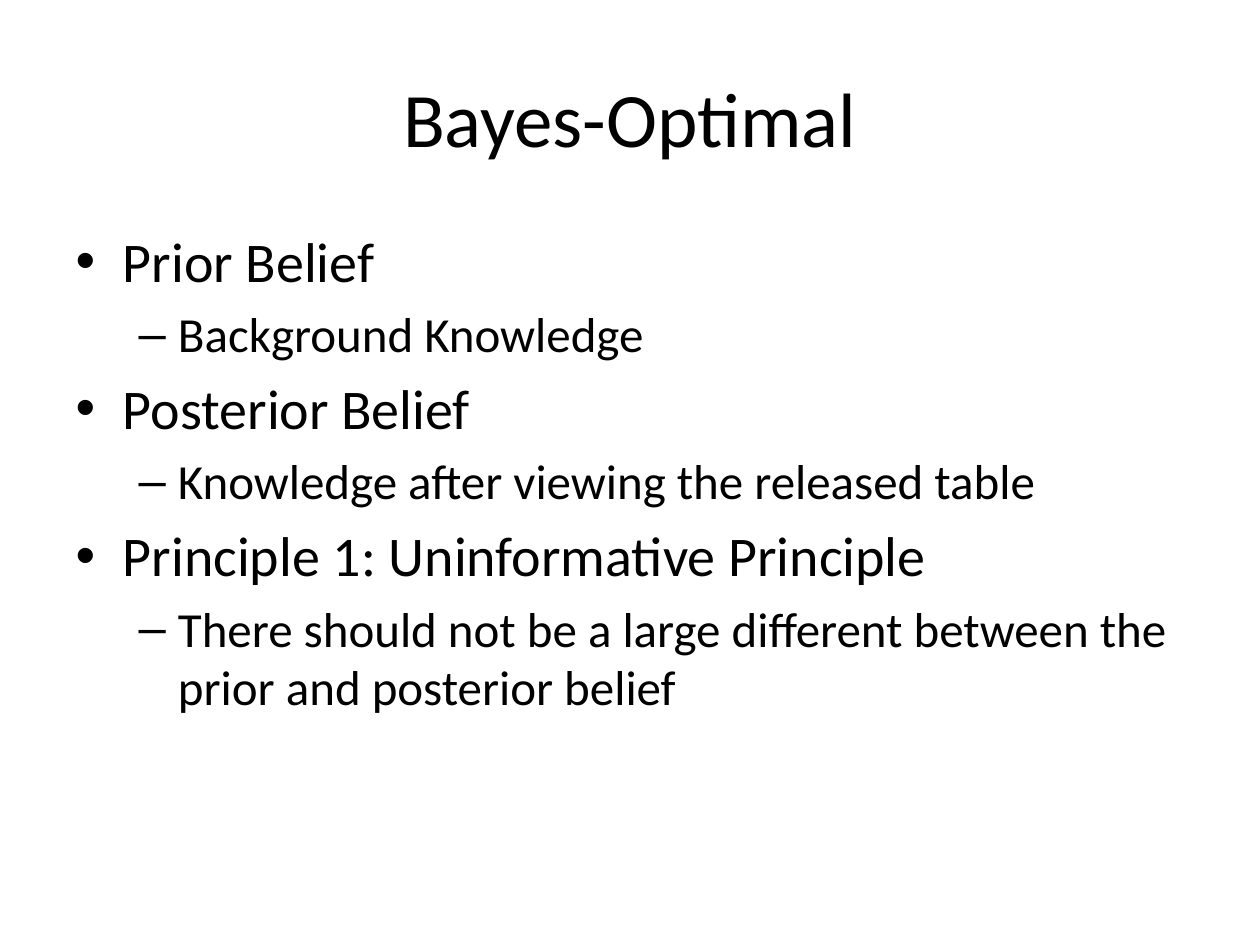
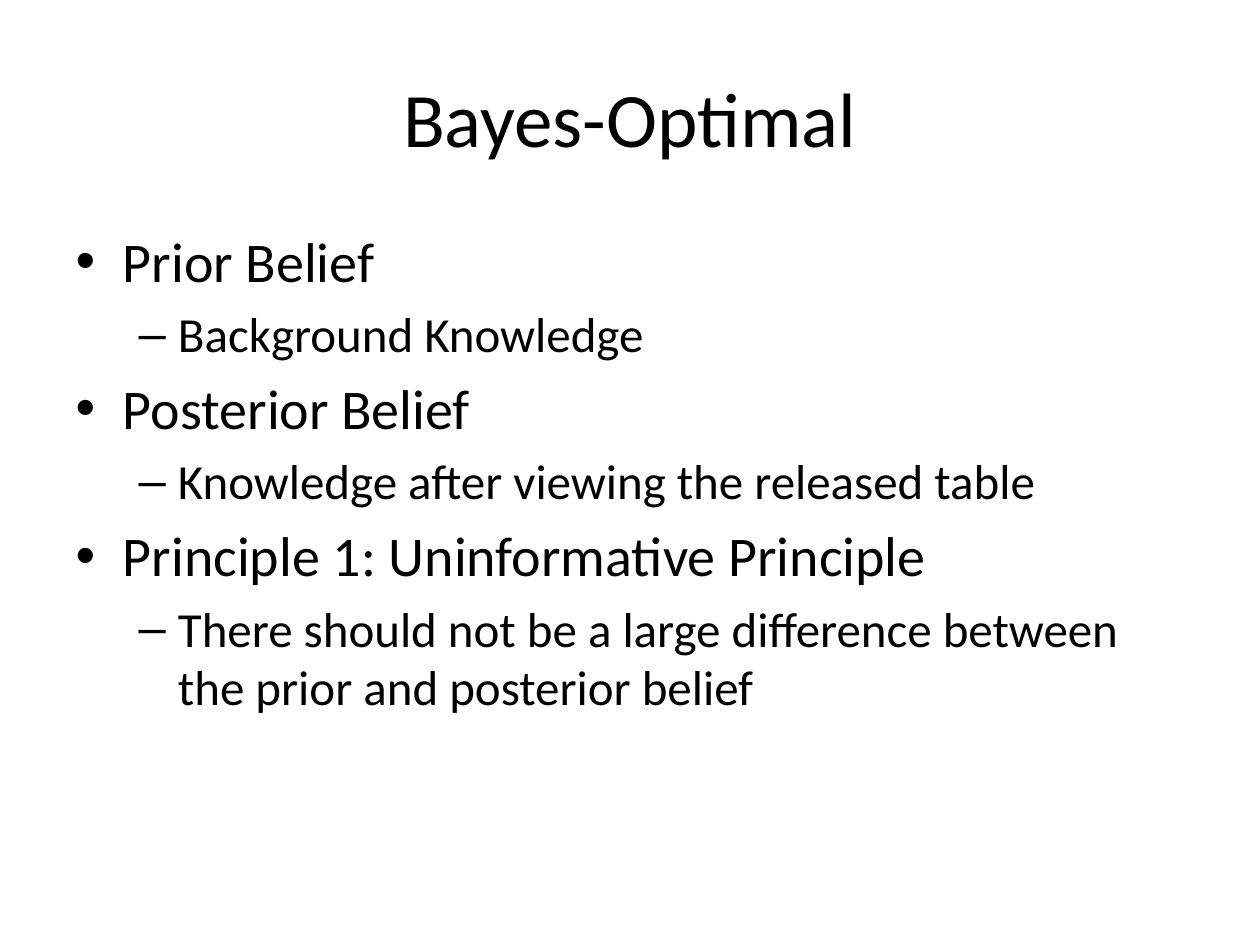
Before and after one commit to jayvelasco1990/big-data, a slide deck: slide 19 of Final Project/draft_presentation.pptx. Drawn at 1260x945 pixels with LibreOffice and Linux fonts; fonts in the diff are those of the drawing. Boxes give left, top, right and bottom in pixels: in the first picture for what was removed or moved away, otherwise in the second. Text is boxed around its words. In the diff, an @@ line names an element or a change of style, - is before the commit and + after.

```diff
--- a/Final Project/draft_presentation.pptx
+++ b/Final Project/draft_presentation.pptx
@@ text at box(178, 613, 1118, 713): text changed @@
-  – There should not be a large different between the prior and posterior belief
+  – There should not be a large difference between the prior and posterior belief
```
Also in this commit, not shown: 19 other slides changed, 7 slides added, 5 slides removed.
